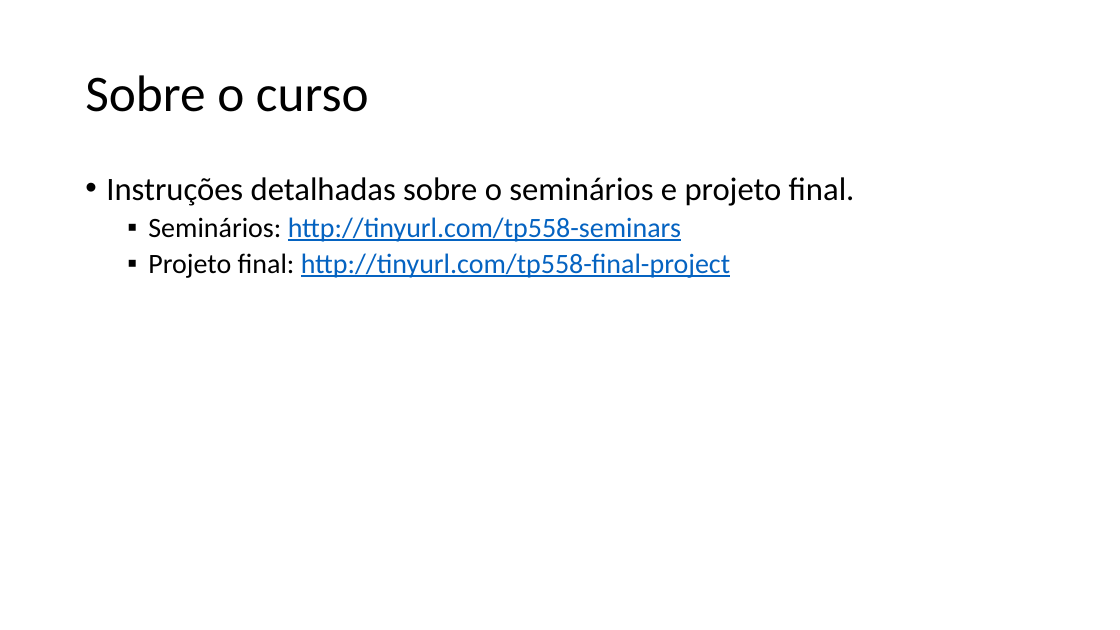
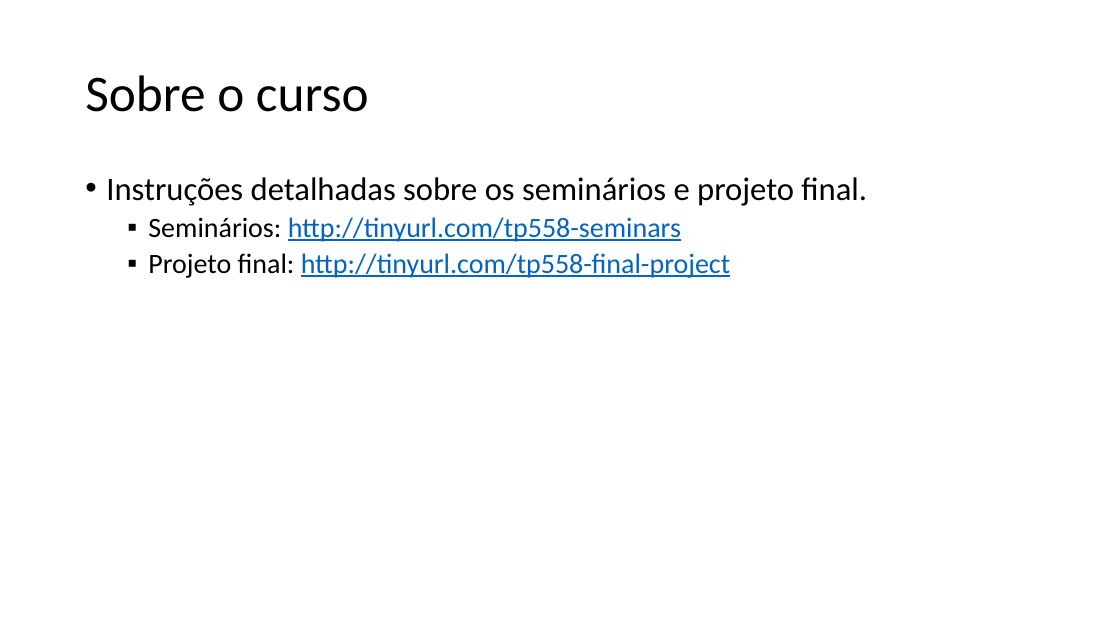
Before and after one commit to zz4fap/tp558-adv-ml, a slide deck: slide 7 of slides/TP558_1_Introdução_ao_curso.pptx. Drawn at 1120x630 pixels with LibreOffice and Linux fonts; fonts in the diff are those of the drawing. Boxes give left, top, right and bottom in pixels: in the first picture for what was removed or moved away, otherwise in the second. Text is boxed around its words. In the diff, an @@ line names an element or a change of style, - is before the commit and + after.

Commit message:
update of slides

```diff
--- a/slides/TP558_1_Introdução_ao_curso.pptx
+++ b/slides/TP558_1_Introdução_ao_curso.pptx
@@ text at <box>106,177,867,206</box>: text changed @@
-• Instruções detalhadas sobre o seminários e projeto final.
+• Instruções detalhadas sobre os seminários e projeto final.
```
Also in this commit, not shown: 3 slides added, 1 slide removed, 1 other file.
